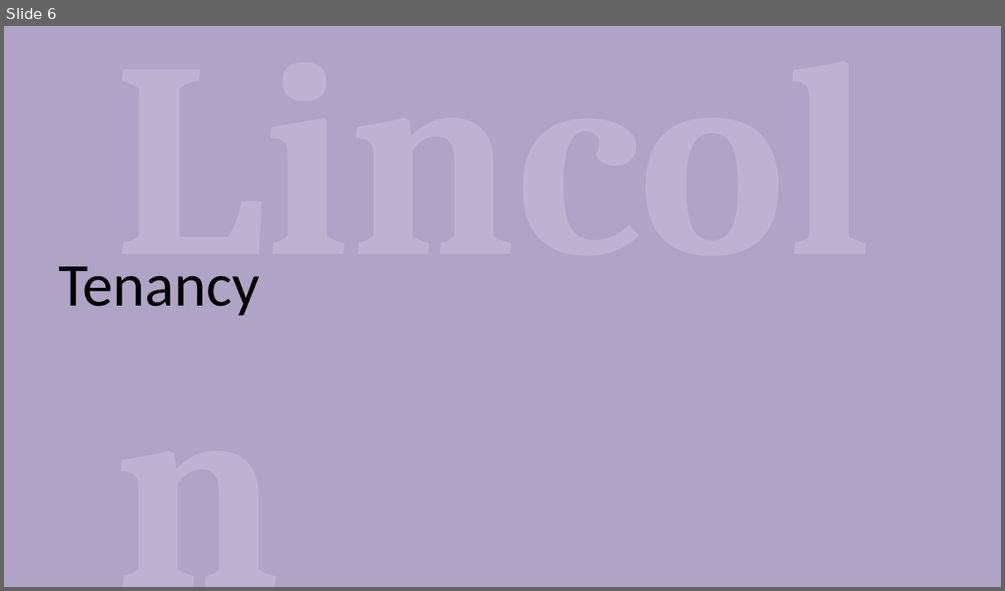
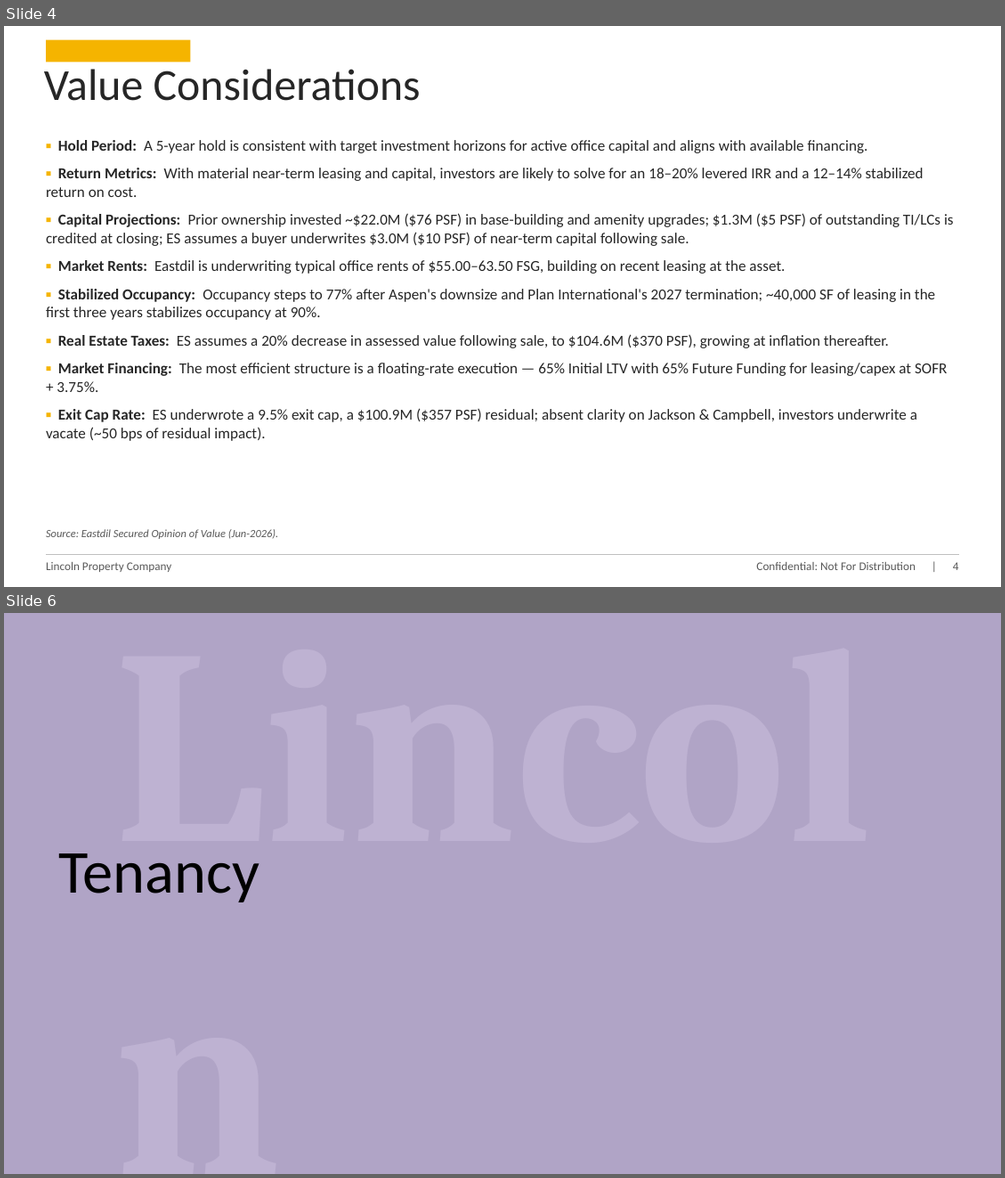
Before and after one commit to fredballs1115-ux/Underwrite-Copilot, a slide deck: equity-deck/2300_N_Street_NW_Investment_Overview.pptx. Shown one above the other, each under a label of ours: slide 6 before the commit, slides 4 and 6 after it; the slides between them are not shown. The pictures are 1005x591 and 1005x1178 pixels, drawn with LibreOffice and Linux fonts; fonts in the diff are those of the drawing. Boxes give left, top, right and bottom in pixels: in the first picture for what was removed or moved away, otherwise in the second. Text is boxed around its words. In the diff, an @@ line names an element or a change of style, - is before the commit and + after.

```diff
--- a/equity-deck/2300_N_Street_NW_Investment_Overview.pptx
+++ b/equity-deck/2300_N_Street_NW_Investment_Overview.pptx
@@ slide 4 added at [4, 26, 1001, 587], background #FFFFFF @@
@@ rectangle added at [46, 40, 190, 62], fill #F5B400 @@
@@ text added at [44, 69, 421, 101], 32 pt, text #262626 @@
+Value Considerations
@@ text added at [46, 140, 954, 441], 11 pt, text #262626 @@
+▪ Hold Period: A 5-year hold is consistent with target investment horizons for active office capital and aligns with available financing.
+▪ Return Metrics: With material near-term leasing and capital, investors are likely to solve for an 18–20% levered IRR and a 12–14% stabilized return on cost.
+▪ Capital Projections: Prior ownership invested ~$22.0M ($76 PSF) in base-building and amenity upgrades; $1.3M ($5 PSF) of outstanding TI/LCs is credited at closing; ES assumes a buyer underwrites $3.0M ($10 PSF) of near-term capital following sale.
+▪ Market Rents: Eastdil is underwriting typical office rents of $55.00–63.50 FSG, building on recent leasing at the asset.
+▪ Stabilized Occupancy: Occupancy steps to 77% after Aspen's downsize and Plan International's 2027 termination; ~40,000 SF of leasing in the first three years stabilizes occupancy at 90%.
+▪ Real Estate Taxes: ES assumes a 20% decrease in assessed value following sale, to $104.6M ($370 PSF), growing at inflation thereafter.
+▪ Market Financing: The most efficient structure is a floating-rate execution — 65% Initial LTV with 65% Future Funding for leasing/capex at SOFR + 3.75%.
+▪ Exit Cap Rate: ES underwrote a 9.5% exit cap, a $100.9M ($357 PSF) residual; absent clarity on Jackson & Campbell, investors underwrite a vacate (~50 bps of residual impact).
@@ text added at [46, 529, 279, 539], 8 pt, text #595959, italic @@
+Source: Eastdil Secured Opinion of Value (Jun-2026).
@@ elbow line added from (46, 555) to (959, 555), #BFBFBF 0.75 pt @@
@@ text added at [46, 562, 172, 572], 8.5 pt, text #595959 @@
+Lincoln Property Company
@@ text added at [756, 562, 959, 570], 8.5 pt, text #595959 @@
+Confidential: Not For Distribution | 4
```
Also in this commit, not shown: 5 slides changed, 5 other slides added, 3 slides removed, 2 other files.
